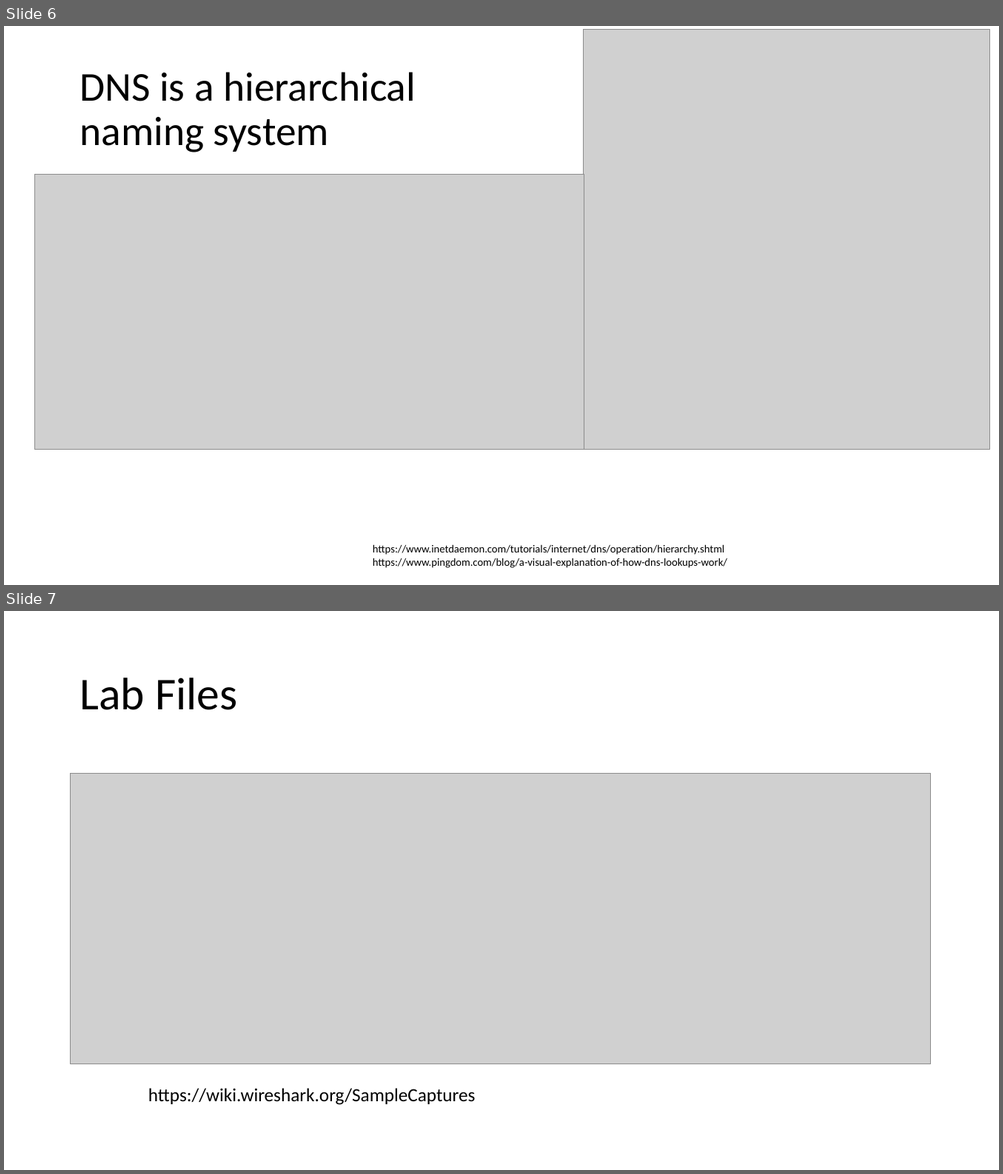
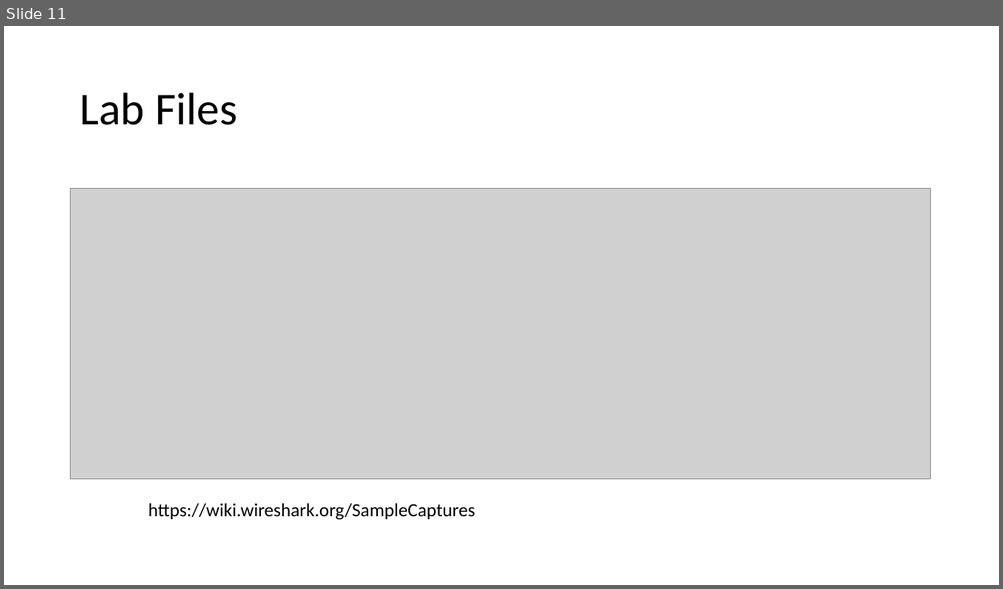
Before and after one commit to frankwxu/digital-forensics-lab, a slide deck: Networking_Forensics/30_SMTP_Email_Forensics.pptx. Shown one above the other, each under a label of ours: slides 6 and 7 before the commit, slide 11 after it. The pictures are 1003x1174 and 1003x589 pixels, drawn with LibreOffice and Linux fonts; fonts in the diff are those of the drawing; grey boxes stand for pictures; background and template pictures are left out. Boxes give left, top, right and bottom in pixels: in the first picture for what was removed or moved away, otherwise in the second. Text is boxed around its words. In the diff, an @@ line names an element or a change of style, - is before the commit and + after.

```diff
--- a/Networking_Forensics/30_SMTP_Email_Forensics.pptx
+++ b/Networking_Forensics/30_SMTP_Email_Forensics.pptx
@@ slide 6 removed at box(4, 26, 999, 585), background #FFFFFF @@
@@ picture removed at box(583, 30, 989, 450) @@
@@ title removed at box(79, 72, 415, 153) @@
-DNS is a hierarchical naming system
@@ picture removed at box(34, 175, 583, 450) @@
@@ text removed at box(373, 545, 727, 568) @@
-https://www.inetdaemon.com/tutorials/internet/dns/operation/hierarchy.shtml
-https://www.pingdom.com/blog/a-visual-explanation-of-how-dns-lookups-work/
@@ what was slide 7 is now slide 11 @@
```
Also in this commit, not shown: 2 slides changed, 7 other slides removed, 4 other files.
